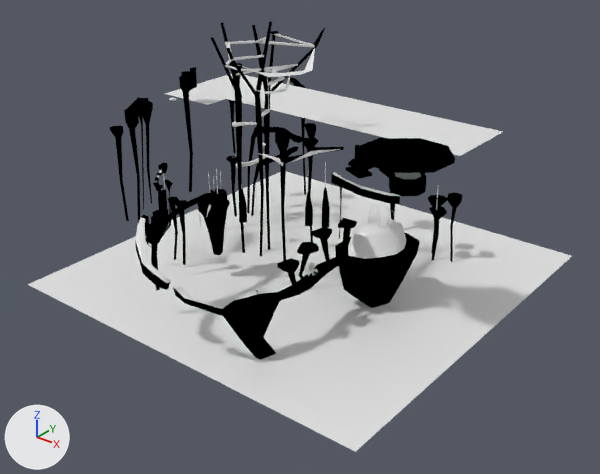
The Blender file blender_models/Empyrean Abyss.blend, before and after one commit.
Before and after are seen from a camera (50 mm lens) standing at (374.0, -479.0, 235.0) and looking at (11.0, -25.0, -46.0). The lights are fixed; the arrows at lower left show +X, +Y and +Z. The picture after the commit comes second.
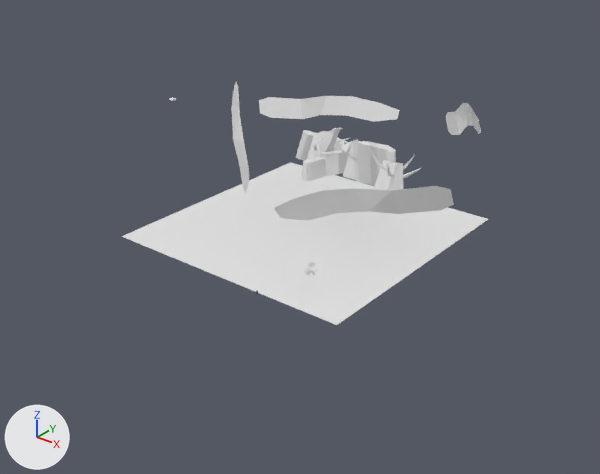
What the commit changed:
Object 'Circle' (ob_circle) is now hidden.
Object 'Plane' (ob_plane) is now hidden.
Object 'Circle.007' (ob_circle_007) is now hidden.
Object 'Plane.001' (ob_plane_001) is now shown.
Object 'Plane.002' (ob_plane_002) is now shown.
Object 'Plane.005' (ob_plane_005) is now shown.

Location of each change, [x1, y1, x2, y2] in pixels of the pictures (600 x 474 px):
'Plane', hidden
    before: [27, 74, 572, 452]
'Circle', hidden
    before: [110, 21, 463, 359]
'Plane.002', shown
    after: [121, 162, 488, 325]
'Plane.005', shown
    after: [231, 82, 481, 221]
'Plane.001', shown
    after: [296, 128, 404, 190]
'Circle.007', hidden
    before: [161, 84, 438, 210]
